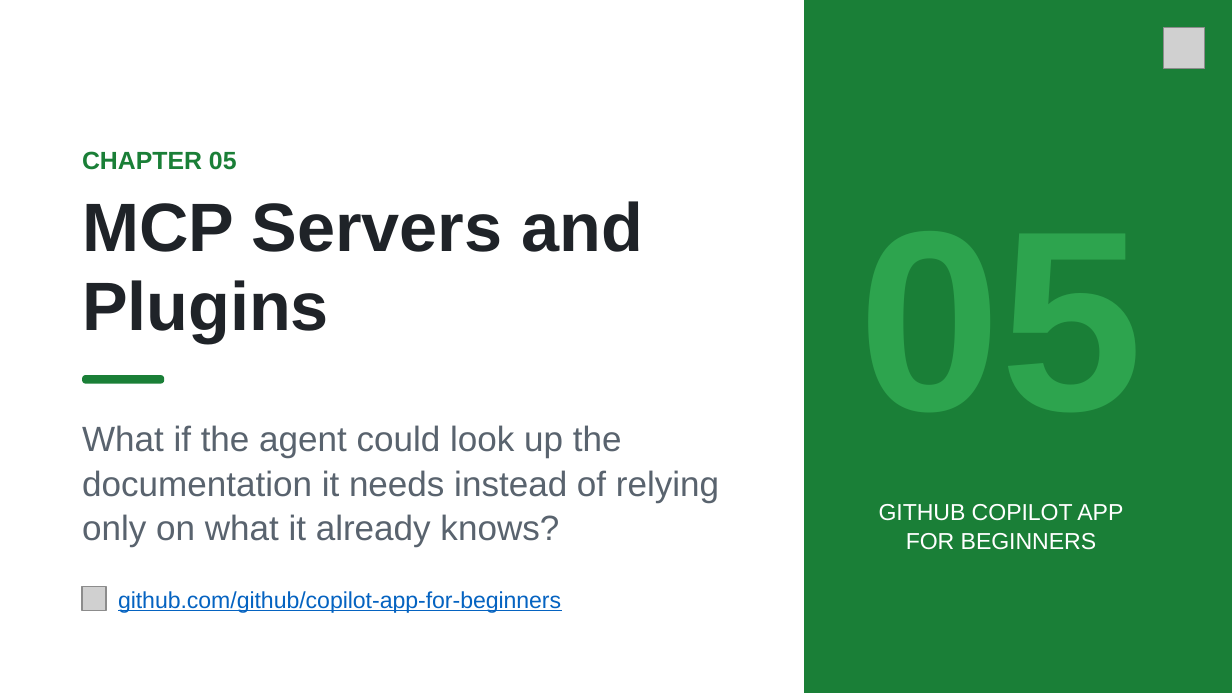
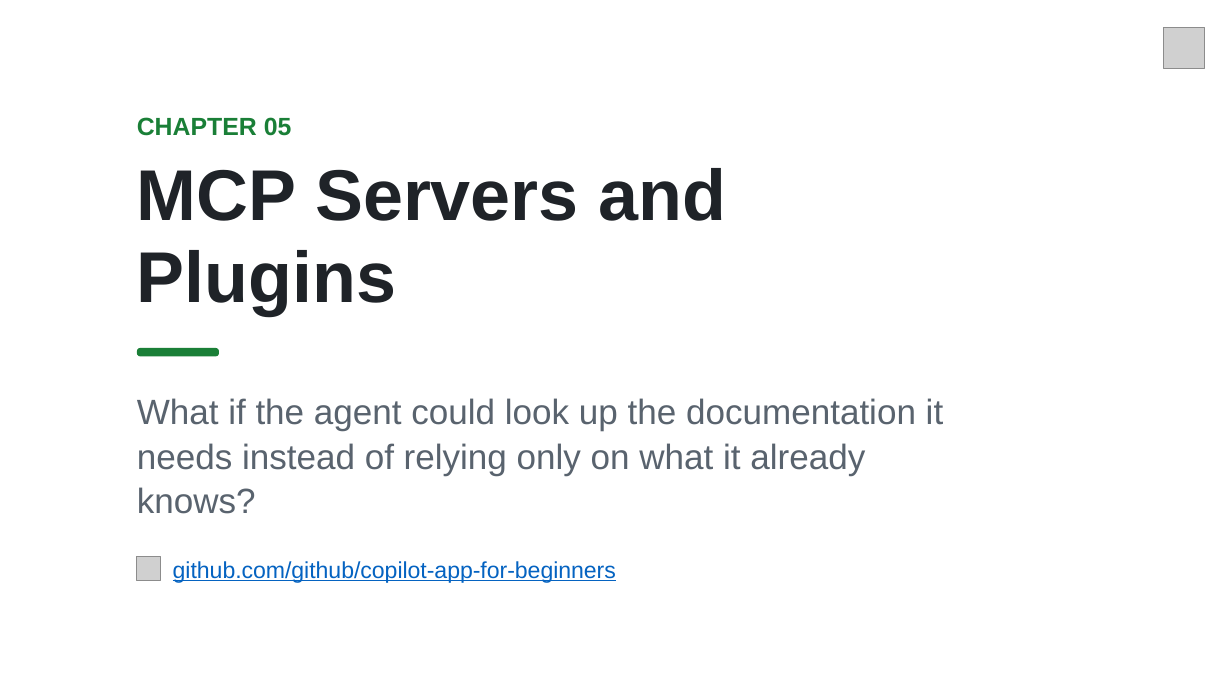
Before and after one commit to github/copilot-app-for-beginners, a slide deck: slide 1 of slides/05-mcp-plugins.pptx. Drawn at 1232x693 pixels with LibreOffice and Linux fonts; fonts in the diff are those of the drawing; grey boxes stand for pictures; background and template pictures are left out. Boxes give left, top, right and bottom in pixels: in the first picture for what was removed or moved away, otherwise in the second. Text is boxed around its words. In the diff, an @@ line names an element or a change of style, - is before the commit and + after.

```diff
--- a/slides/05-mcp-plugins.pptx
+++ b/slides/05-mcp-plugins.pptx
@@ rectangle removed at bbox=[804, 0, 1232, 692] @@
@@ text "CHAPTER 05": place and size @@
-text "CHAPTER 05" at bbox=[82, 151, 237, 170]
+text "CHAPTER 05" at bbox=[137, 117, 292, 136]
@@ text "MCP Servers and Plugins": place and size @@
-text "MCP Servers and Plugins" at bbox=[82, 201, 644, 343]
+text "MCP Servers and Plugins" at bbox=[137, 168, 727, 316]
@@ text "MCP Servers and Plugins" at bbox=[137, 168, 727, 316]: size 40 to 42 pt; line spacing 46pt to 48pt @@
@@ 1 picture, 1 text, 1 rounded rectangle: place and size @@
-1 picture, 1 text, 1 rounded rectangle at bbox=[83, 375, 561, 613]
+1 picture, 1 text, 1 rounded rectangle at bbox=[137, 347, 616, 583]
@@ text "What if the agent could ..." rewrapped from bbox=[82, 425, 719, 547] to bbox=[137, 398, 943, 514] @@
@@ text removed at bbox=[879, 504, 1123, 550] @@
-GITHUB COPILOT APP
-FOR BEGINNERS
```
Also in this commit, not shown: 13 other slides changed, 7 other files.
